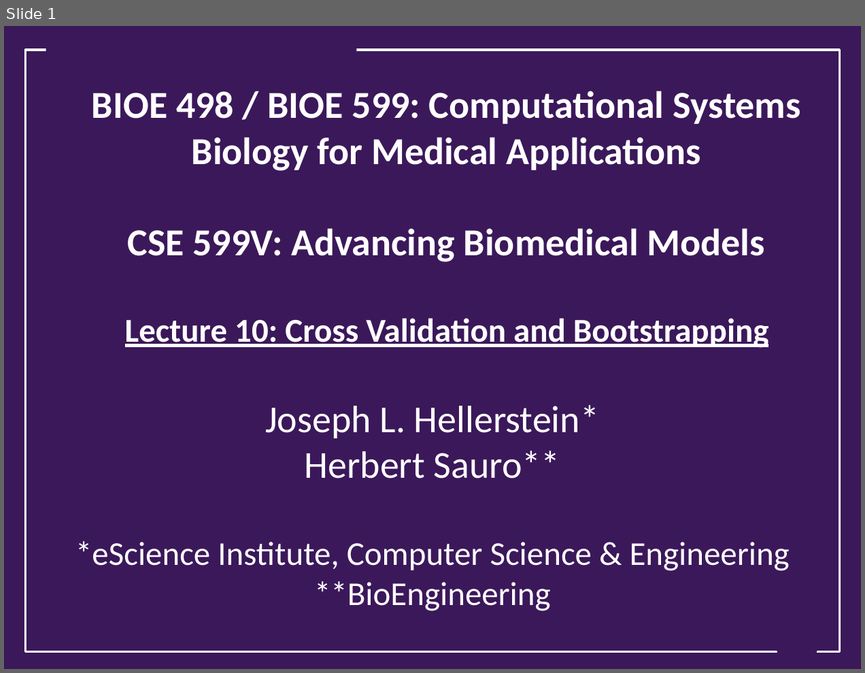
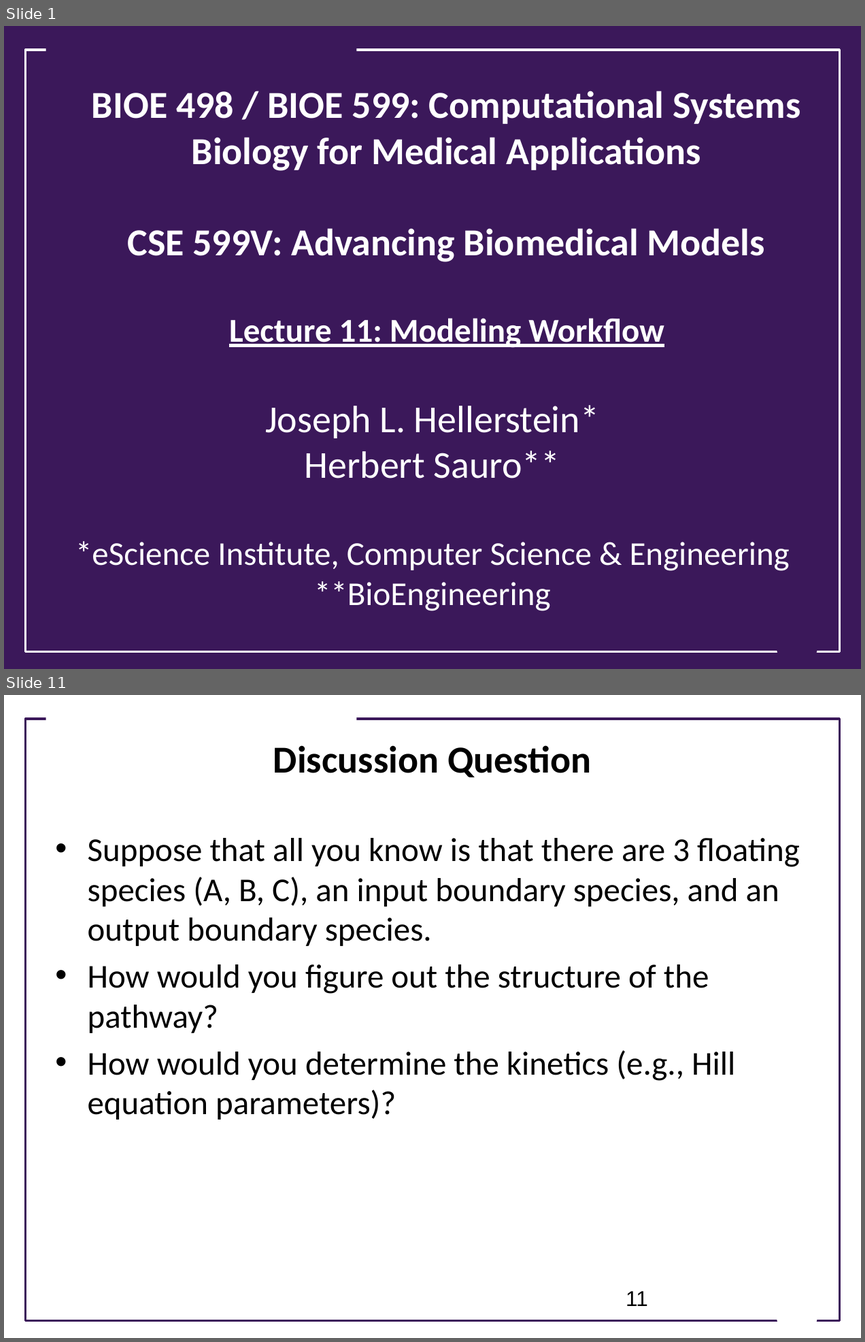
Before and after one commit to ModelEngineering/advancing-biomedical-models, a slide deck: Lectures/Week_5/CSE 599V Lecture 11 - Modeling Workflow .pptx. Shown one above the other, each under a label of ours: slide 1 before the commit, slides 1 and 11 after it; the slides between them are not shown. The pictures are 865x673 and 865x1342 pixels, drawn with LibreOffice and Linux fonts; fonts in the diff are those of the drawing; background and template pictures are left out. Boxes give left, top, right and bottom in pixels: in the first picture for what was removed or moved away, otherwise in the second. Text is boxed around its words. In the diff, an @@ line names an element or a change of style, - is before the commit and + after.

```diff
--- a/Lectures/Week_5/CSE 599V Lecture 11 - Modeling Workflow .pptx
+++ b/Lectures/Week_5/CSE 599V Lecture 11 - Modeling Workflow .pptx
@@ slide 11 added at (x1=4, y1=695, x2=861, y2=1338), background #FFFFFF @@
@@ rectangle added at (x1=46, y1=709, x2=356, y2=730), fill #FFFFFF @@
@@ rectangle added at (x1=26, y1=719, x2=839, y2=1321), outline #3B185A 1.75 pt @@
@@ title added at (x1=273, y1=745, x2=591, y2=777), 32 pt, text #000000, bold @@
+Discussion Question
@@ text added at (x1=88, y1=838, x2=800, y2=1119), 28 pt, text #000000 @@
+• Suppose that all you know is that there are 3 floating species (A, B, C), an input boundary species, and an output boundary species.
+• How would you figure out the structure of the pathway?
+• How would you determine the kinetics (e.g., Hill equation parameters)?
@@ page number added at (x1=626, y1=1291, x2=648, y2=1306), 18 pt, text #000000 @@
+11
@@ trapezoid added at (x1=769, y1=1289, x2=824, y2=1327), fill #FFFFFF @@
@@ slide 1 changed as well @@
@@ title at (x1=92, y1=91, x2=800, y2=348): text changed @@
-BIOE 498 / BIOE 599: Computational Systems Biology for Medical Applications
-CSE 599V: Advancing Biomedical Models
-Lecture 10: Cross Validation and Bootstrapping
+BIOE 498 / BIOE 599: Computational Systems Biology for Medical Applications
+CSE 599V: Advancing Biomedical Models
+Lecture 11: Modeling Workflow
```
Also in this commit, not shown: 1 other slide changed, 8 other slides added, 12 slides removed, 1 other file.
